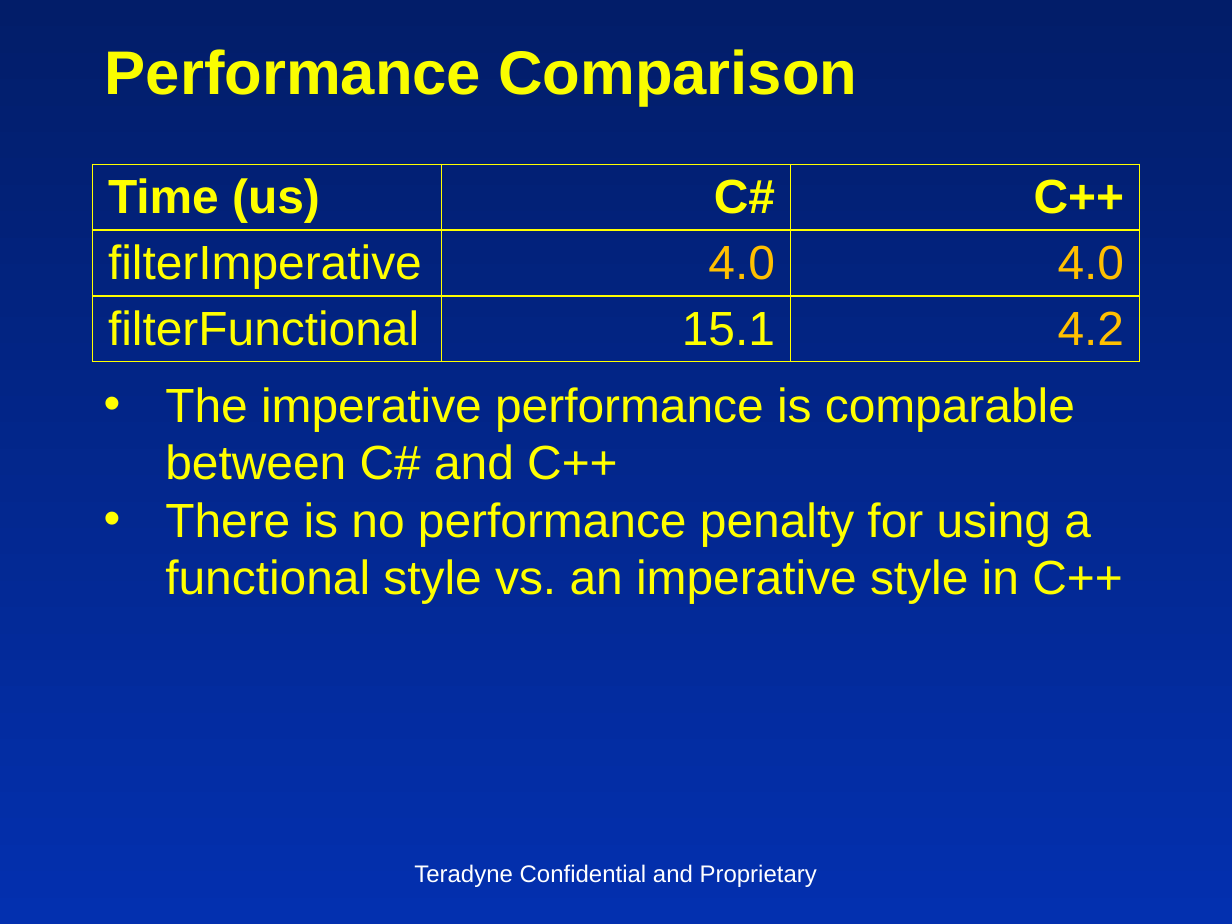
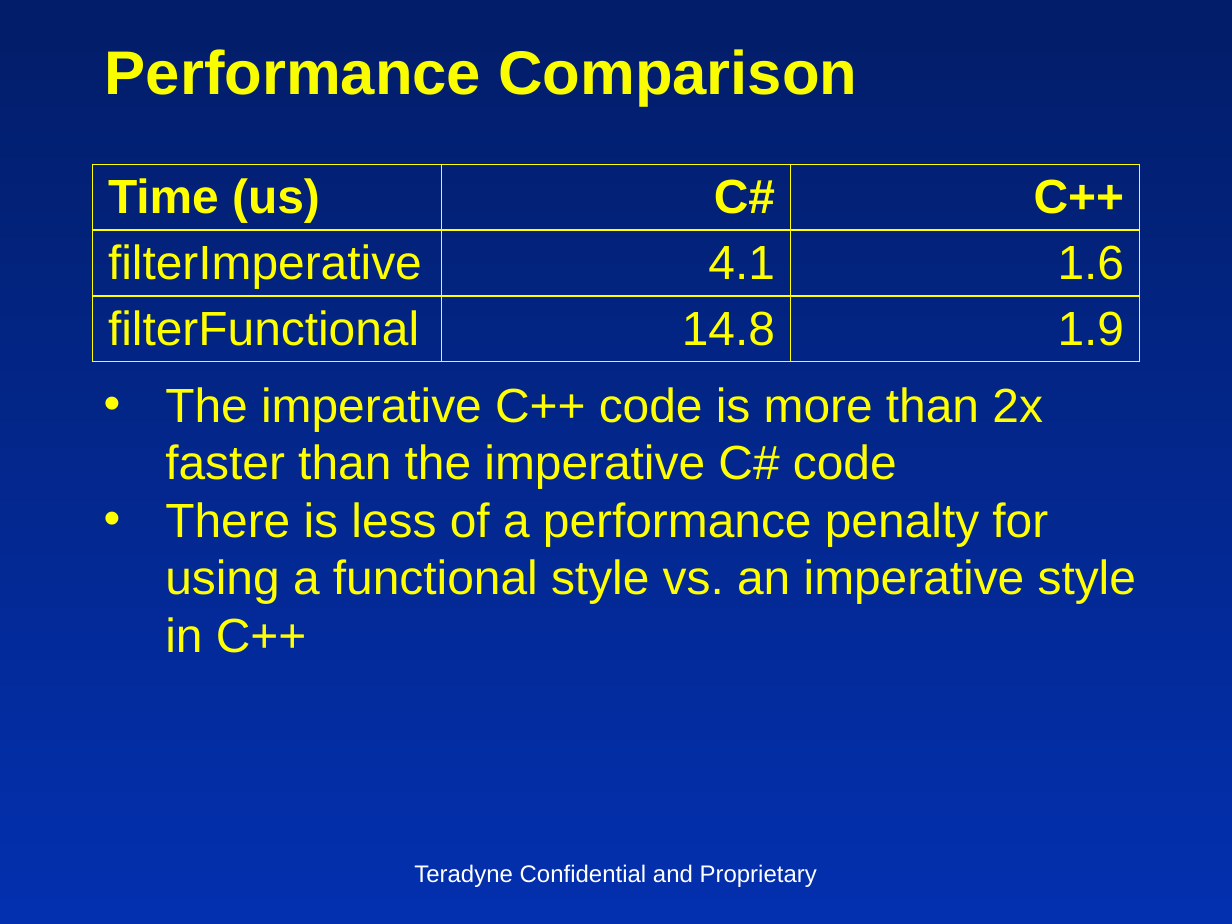
Before and after one commit to insideoutclub/Euler, a slide deck: slide 16 of FiveEasyPieces1.pptx. Drawn at 1232x924 pixels with LibreOffice and Linux fonts; fonts in the diff are those of the drawing. Boxes give left, top, right and bottom in pixels: in the first picture for what was removed or moved away, otherwise in the second. Text is boxed around its words. In the diff, an @@ line names an element or a change of style, - is before the commit and + after.

```diff
--- a/FiveEasyPieces1.pptx
+++ b/FiveEasyPieces1.pptx
@@ table at (x1=92, y1=164, x2=1138, y2=350) @@
-row 2, column 2: 4.0
+row 2, column 2: 4.1
-row 2, column 3: 4.0
+row 2, column 3: 1.6
-row 3, column 2: 15.1
+row 3, column 2: 14.8
-row 3, column 3: 4.2
+row 3, column 3: 1.9
@@ text at (x1=165, y1=387, x2=1136, y2=653): text changed @@
-• The imperative performance is comparable between C# and C++
-• There is no performance penalty for using a functional style vs. an imperative style in C++
+• The imperative C++ code is more than 2x faster than the imperative C# code
+• There is less of a performance penalty for using a functional style vs. an imperative style in C++
```
Also in this commit, not shown: 17 other slides changed, 1 slide removed, 2 other files.
